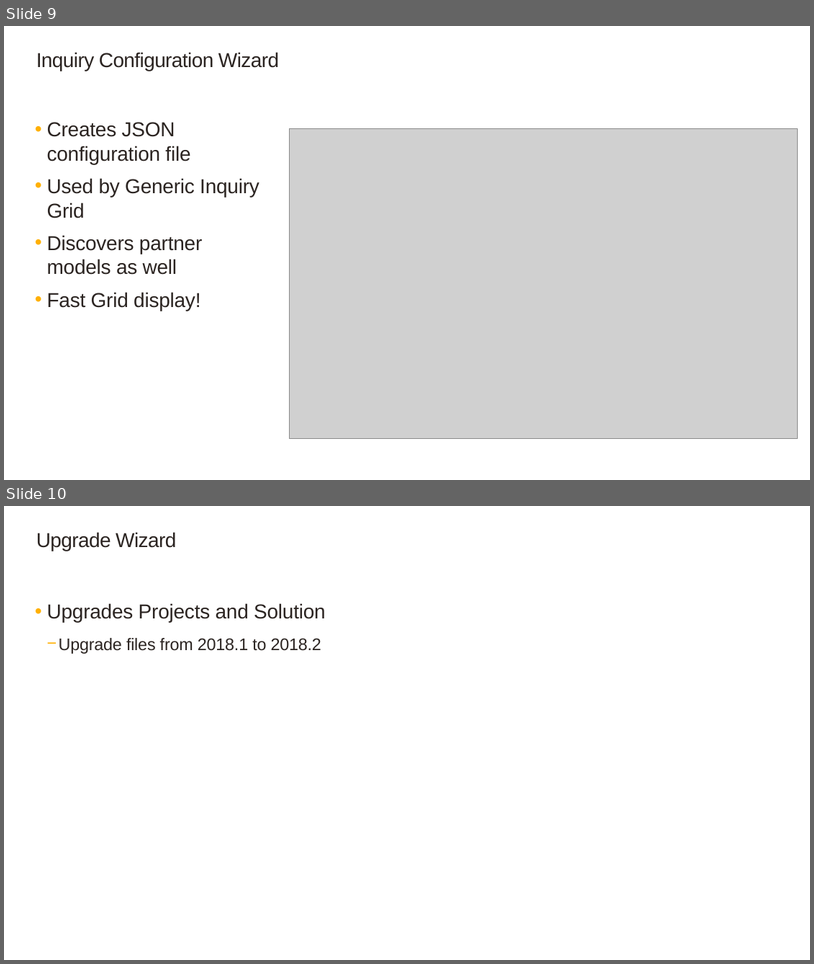
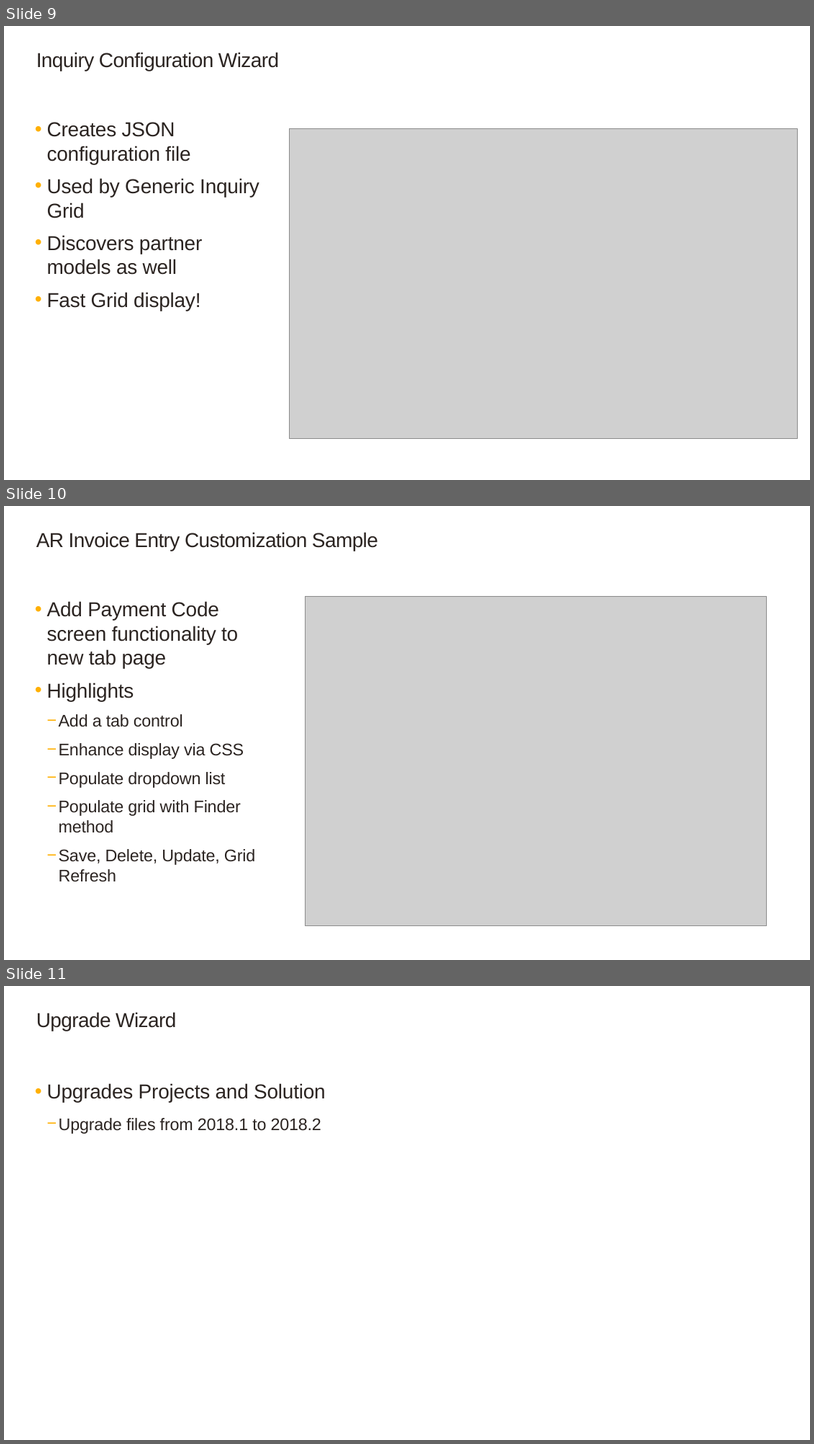
Before and after one commit to SageNADev/Sage300-SDK, a slide deck: docs/presentations/Sage300SDK_2018.2WebSDKOverview.pptx. Shown one above the other, each under a label of ours: slides 9 and 10 before the commit, slides 9, 10 and 11 after it. The pictures are 814x964 and 814x1444 pixels, drawn with LibreOffice and Linux fonts; fonts in the diff are those of the drawing; grey boxes stand for pictures; background and template pictures are left out. Boxes give left, top, right and bottom in pixels: in the first picture for what was removed or moved away, otherwise in the second. Text is boxed around its words. In the diff, an @@ line names an element or a change of style, - is before the commit and + after.

```diff
--- a/docs/presentations/Sage300SDK_2018.2WebSDKOverview.pptx
+++ b/docs/presentations/Sage300SDK_2018.2WebSDKOverview.pptx
@@ slide 10 added at (4,506,810,960), background #FFFFFF @@
@@ title added at (36,532,378,551), 24 pt, text #2B2421 @@
+AR Invoice Entry Customization Sample
@@ text added at (47,601,255,882), 20 pt, text #2B2421 @@
+  • Add Payment Code screen functionality to new tab page
+  • Highlights
+    − Add a tab control
+    − Enhance display via CSS
+    − Populate dropdown list
+    − Populate grid with Finder method
+    − Save, Delete, Update, Grid Refresh
@@ picture added at (305,596,767,926) @@
@@ what was slide 10 is now slide 11 @@
```
Also in this commit, not shown: 1 slide changed.
